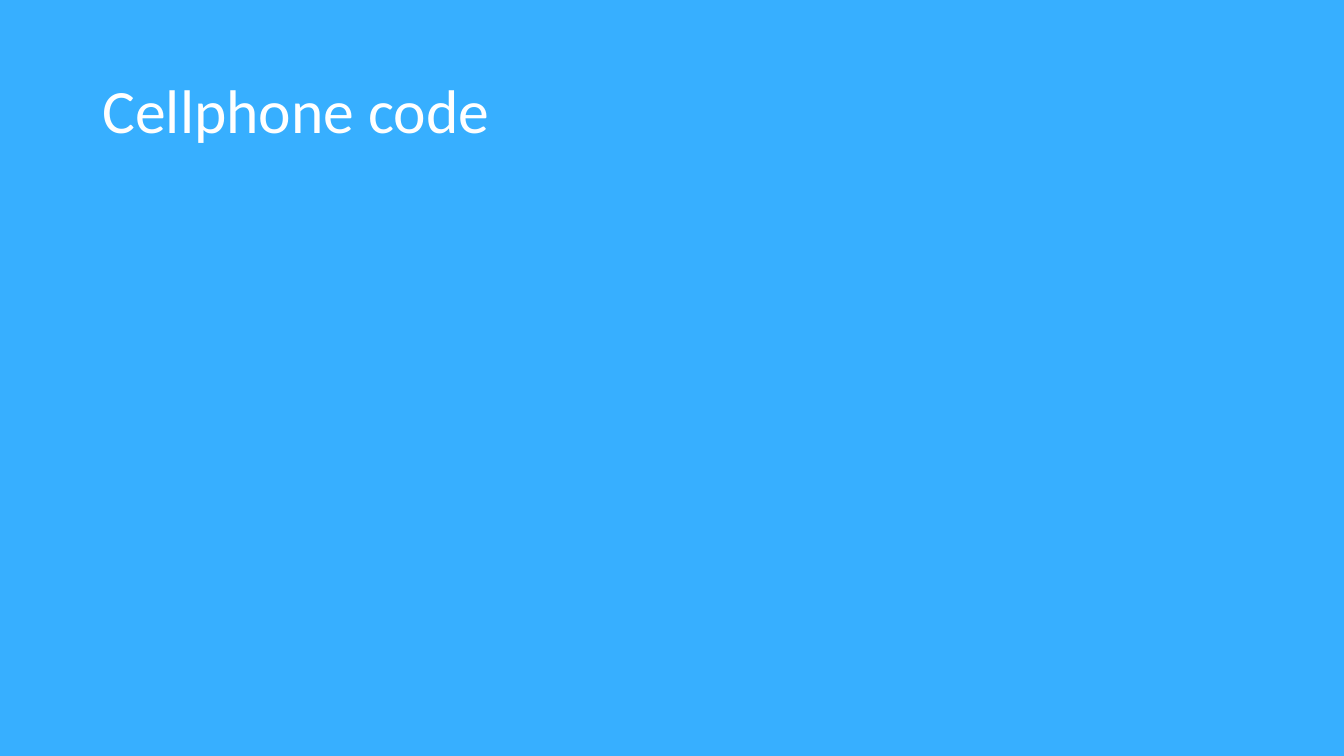
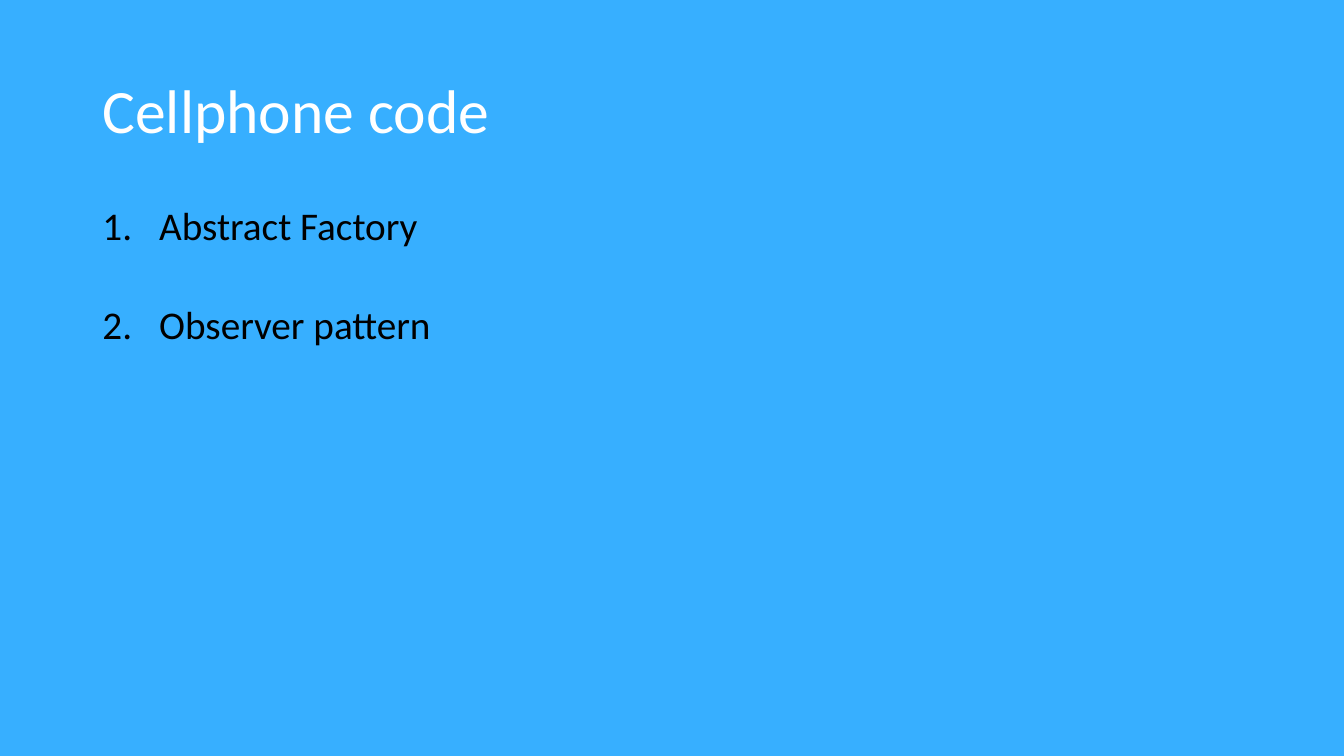
Before and after one commit to Software2015T1/SimpleLife, a slide deck: slide 5 of diagrams and requirements/SIMPLE LIFE.pptx. Drawn at 1344x756 pixels with LibreOffice and Linux fonts; fonts in the diff are those of the drawing. Boxes give left, top, right and bottom in pixels: in the first picture for what was removed or moved away, otherwise in the second. Text is boxed around its words. In the diff, an @@ line names an element or a change of style, - is before the commit and + after.

```diff
--- a/diagrams and requirements/SIMPLE LIFE.pptx
+++ b/diagrams and requirements/SIMPLE LIFE.pptx
@@ text added at [159,212,430,346], 28 pt, text #000000 @@
+1. Abstract Factory
+2. Observer pattern
```
Also in this commit, not shown: 5 other slides changed, 3 slides added.
